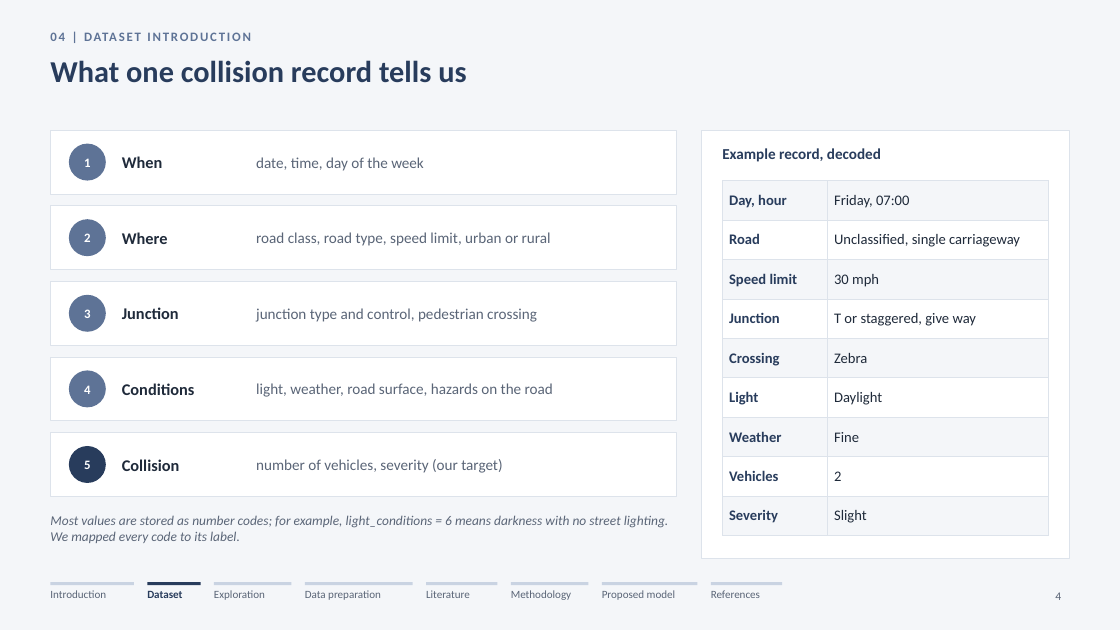
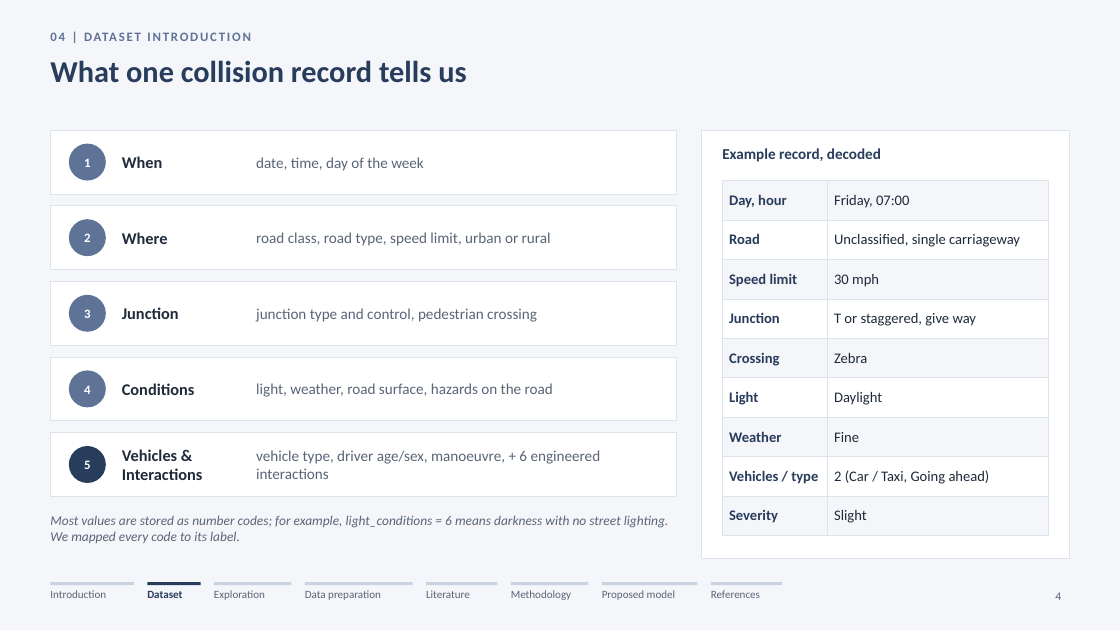
Before and after one commit to Ahmad-AlModhayan/arti205-road-accident-severity, a slide deck: slide 4 of Presentation/ARTI 205 - Group 3 - Project Presentation IAU.pptx. Drawn at 1120x630 pixels with LibreOffice and Linux fonts; fonts in the diff are those of the drawing; background and template pictures are left out. Boxes give left, top, right and bottom in pixels: in the first picture for what was removed or moved away, otherwise in the second. Text is boxed around its words. In the diff, an @@ line names an element or a change of style, - is before the commit and + after.

Commit message:
Rebuild with DfT 2024 vehicles, engineered features, course models, predict CLI, and presentation scripts

```diff
--- a/Presentation/ARTI 205 - Group 3 - Project Presentation IAU.pptx
+++ b/Presentation/ARTI 205 - Group 3 - Project Presentation IAU.pptx
@@ table at (723,181,1049,527) @@
-row 8, column 1: Vehicles
+row 8, column 1: Vehicles / type
-row 8, column 2: 2
+row 8, column 2: 2 (Car / Taxi, Going ahead)
@@ text at (122,449,203,480): text changed @@
-Collision
+Vehicles & Interactions
@@ text at (256,450,601,479): text changed @@
-number of vehicles, severity (our target)
+vehicle type, driver age/sex, manoeuvre, + 6 engineered interactions
```
Also in this commit, not shown: 8 other slides changed, 42 other files.
